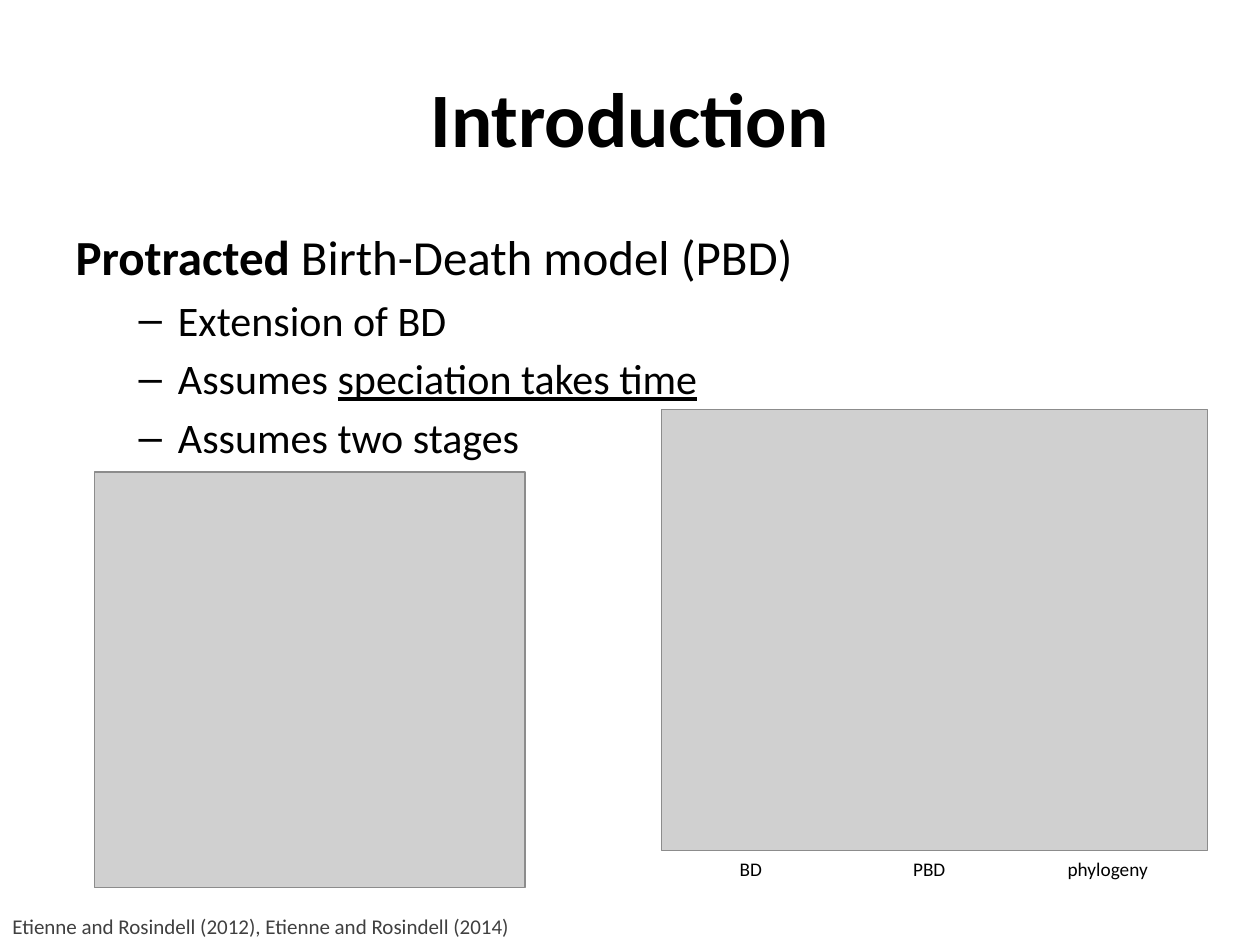
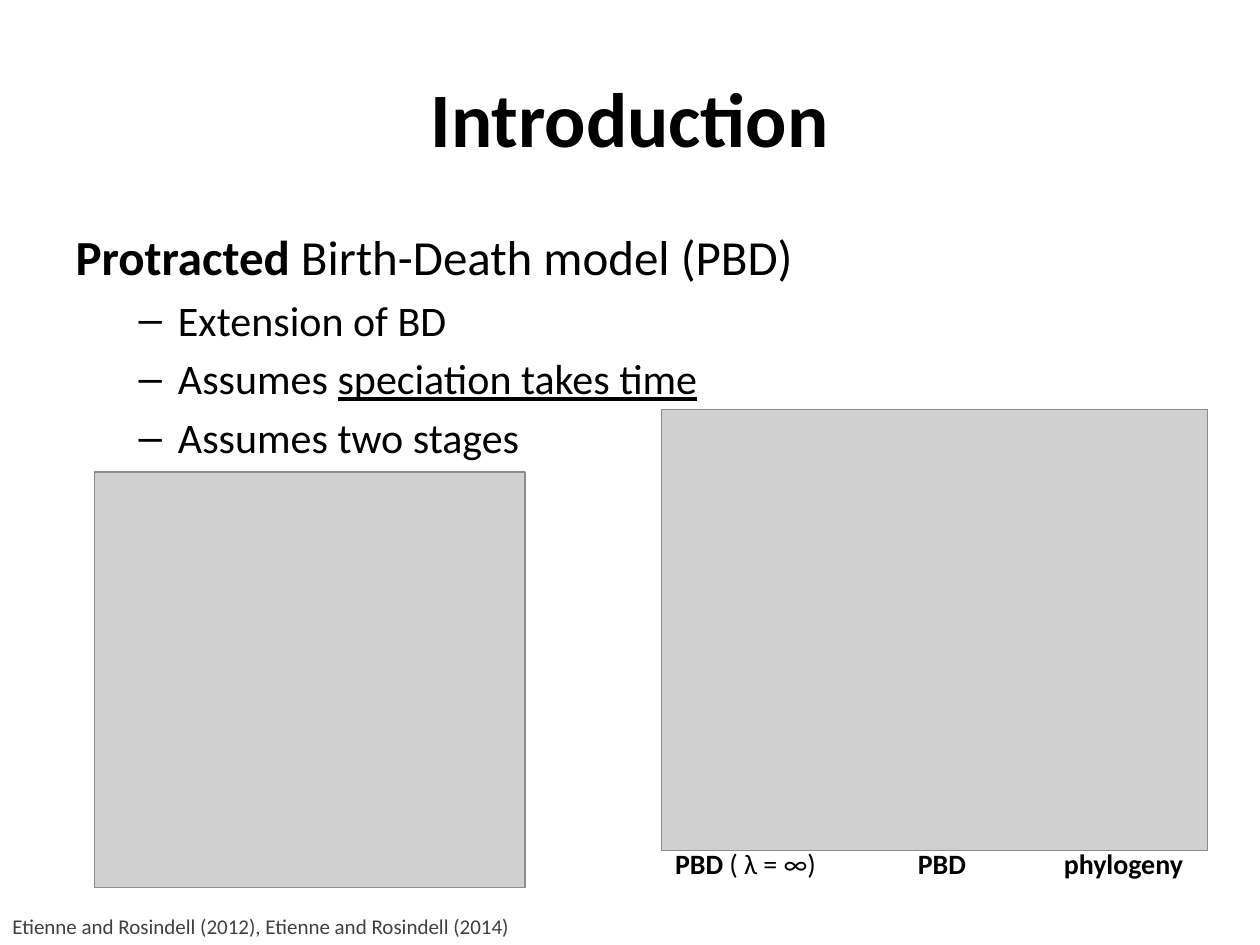
Before and after one commit to richelbilderbeek/Cer2016, a slide deck: slide 6 of doc/Cer2016_Femke Thon & Jolien Gay_without graphs.pptx. Drawn at 1260x945 pixels with LibreOffice and Linux fonts; fonts in the diff are those of the drawing; grey boxes stand for pictures; background and template pictures are left out. Boxes give left, top, right and bottom in pixels: in the first picture for what was removed or moved away, otherwise in the second. Text is boxed around its words. In the diff, an @@ line names an element or a change of style, - is before the commit and + after.

```diff
--- a/doc/Cer2016_Femke Thon & Jolien Gay_without graphs.pptx
+++ b/doc/Cer2016_Femke Thon & Jolien Gay_without graphs.pptx
@@ table removed at (662,829,1198,884), 1 rows, 3 columns @@
-BD | PBD | phylogeny
@@ text added at (675,850,757,874), 16 pt, text #000000 @@
+PBD ( λ = ∞)
@@ text added at (918,850,966,874), 16 pt, text #000000, bold @@
+PBD
@@ text added at (1064,850,1183,879), 16 pt, text #000000, bold @@
+phylogeny
```
Also in this commit, not shown: 3 other slides changed, 1 slide removed.
